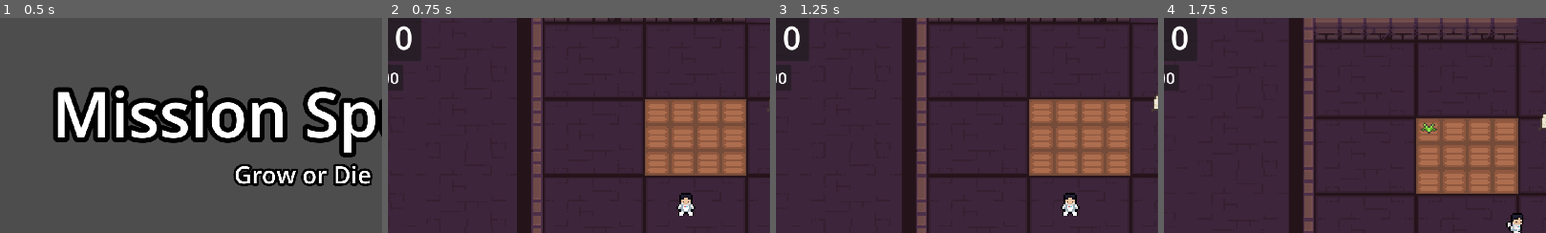
Above: before the commit, frames 1-4 (left to right).
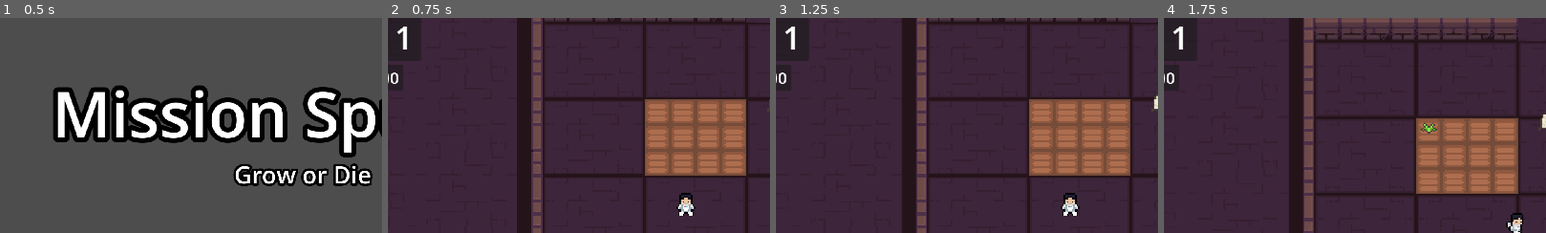
Above: after the commit, the same moments.

Repository: Saj-Hoque/MissionSpud
Game: Godot game, scene res://Menu/menu.tscn
The game is run twice, just before and just after one commit, with the same random seed, the same clock (stepped at 60 frames per second) and the same inputs. The engine's default icon, where the game draws it, is replaced by a stand-in: a white triangle on a blue panel in a dark square.
Inputs (mouse positions are % of the whole screen's width and height, from its top left):
- Up to frame 1 (0.5 s): no input
- Up to frame 2 (0.75 s): click "Start" at 0.5 s
- Up to frame 3 (1.25 s): no input
- Up to frame 4 (1.75 s): move the mouse to (45, 29) at 1.27 s; hold D (right) from 1.28 s (still down); click (45, 29) at 1.35 s
The pictures show only the part of the screen within x 10-60%, y 7-57%; the shares and areas given below are measured in that part.

Frame 1 is identical in both runs. In frame 2, 0.3% of the frame differs, in the area x 2-7%, y 3-16%; in frame 3, 0.3%; in frame 4, 0.3%.

Commit message:
update to start at Sol 1, 6 am

Diff:
--- a/World/timeSystem.gd
+++ b/World/timeSystem.gd
@@ -2,7 +2,7 @@
 
 var second = 0
 var minute = 0
-var hour = 6
+var hour = 0
 var day = 0
 
 const default_time_speed = 160
--- a/World/world.gd
+++ b/World/world.gd
@@ -10,7 +10,7 @@
 	Global.potatoCount = 0
 	Global.scrapCount = 0
 
-	TimeSystem.day = 0
+	TimeSystem.day = 1
 	TimeSystem.hour = 0
 	TimeSystem.minute = 0
 	TimeSystem.second = 15*60*24
